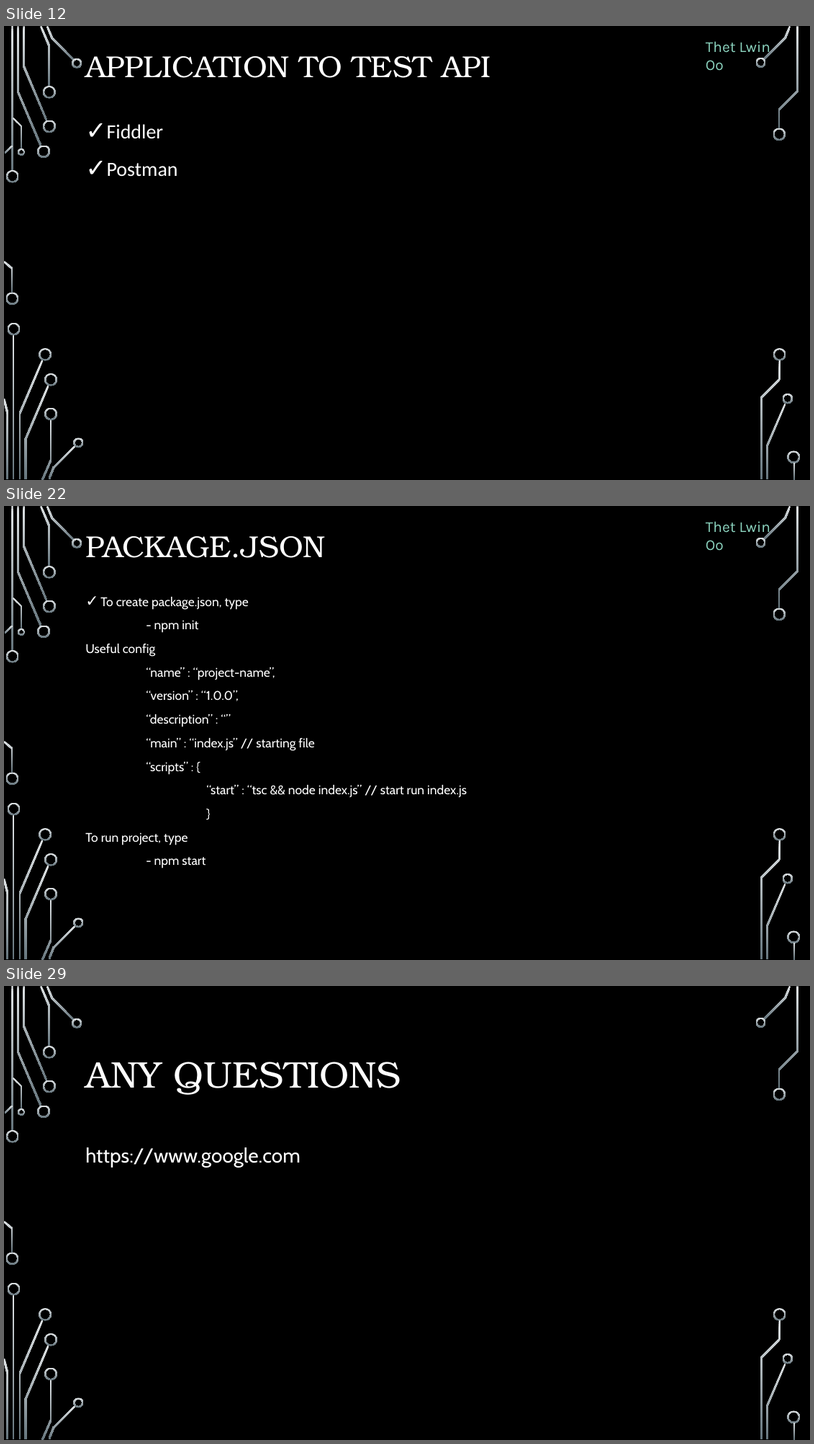
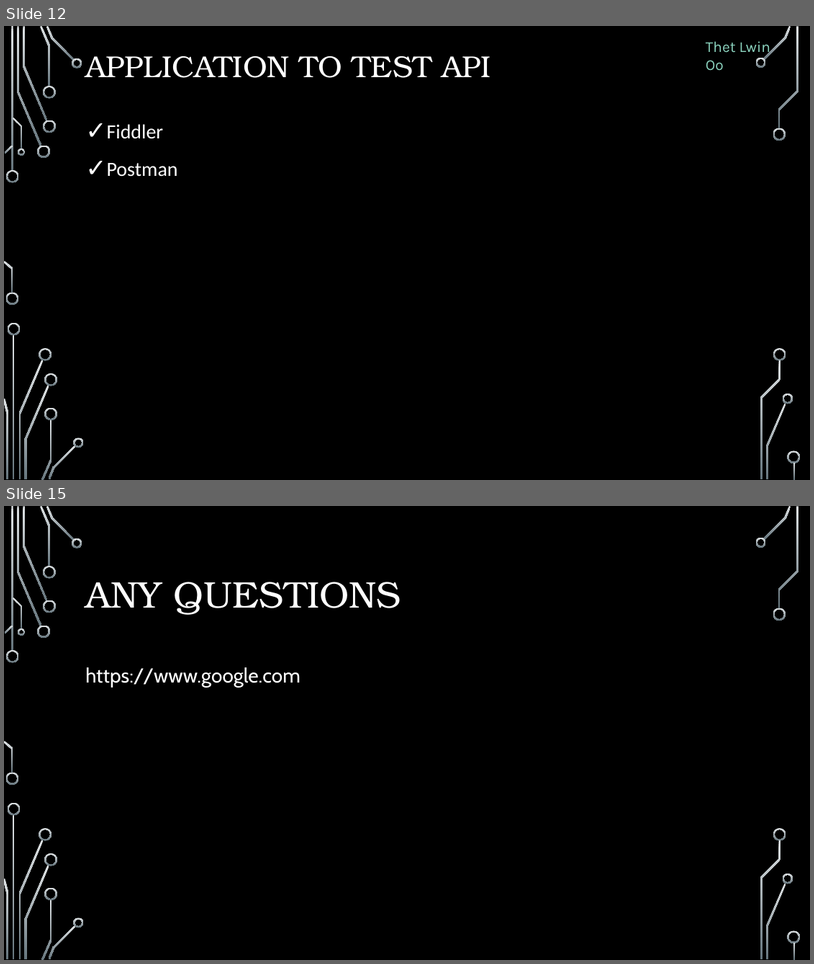
Before and after one commit to ThetLwinOoAam/AspNetMVCTPC1_Doc, a slide deck: AspNetWebApi.pptx. Shown one above the other, each under a label of ours: slides 12, 22 and 29 before the commit, slides 12 and 15 after it; the slides between them are not shown. The pictures are 814x1444 and 814x964 pixels, drawn with LibreOffice and Linux fonts; fonts in the diff are those of the drawing; background and template pictures are left out. Boxes give left, top, right and bottom in pixels: in the first picture for what was removed or moved away, otherwise in the second. Text is boxed around its words. In the diff, an @@ line names an element or a change of style, - is before the commit and + after.

```diff
--- a/AspNetWebApi.pptx
+++ b/AspNetWebApi.pptx
@@ slide 22 removed at box(4, 506, 810, 960), background picture (left out); not listed: 36 template elements that a slide beside it also shows @@
@@ text removed at box(706, 521, 771, 551) @@
-Thet Lwin Oo
@@ title removed at box(85, 536, 326, 558) @@
-PACKAGE.JSON
@@ text removed at box(85, 597, 467, 868) @@
-✓ To create package.json, type
-- npm init
-Useful config
-“name” : “project-name”,
-“version” : “1.0.0”,
-“description” : “”
-“main” : “index.js” // starting file
-“scripts” : {
-“start” : “tsc && node index.js” // start run index.js
-}
-To run project, type
-- npm start
@@ what was slide 29 is now slide 15 @@
```
Also in this commit, not shown: 2 slides added, 15 other slides removed.
